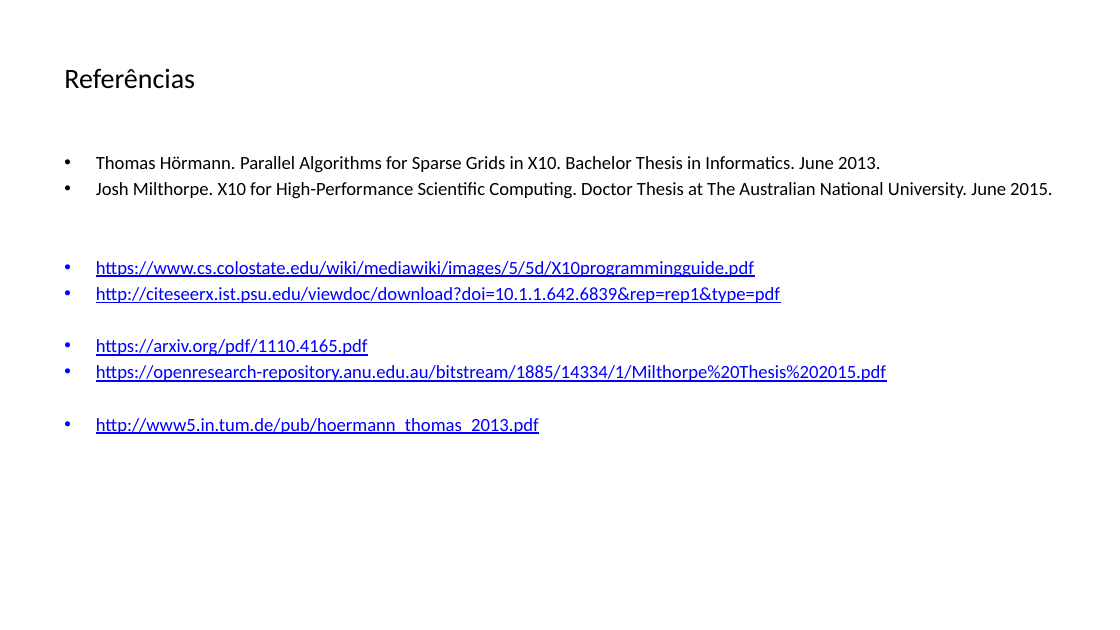
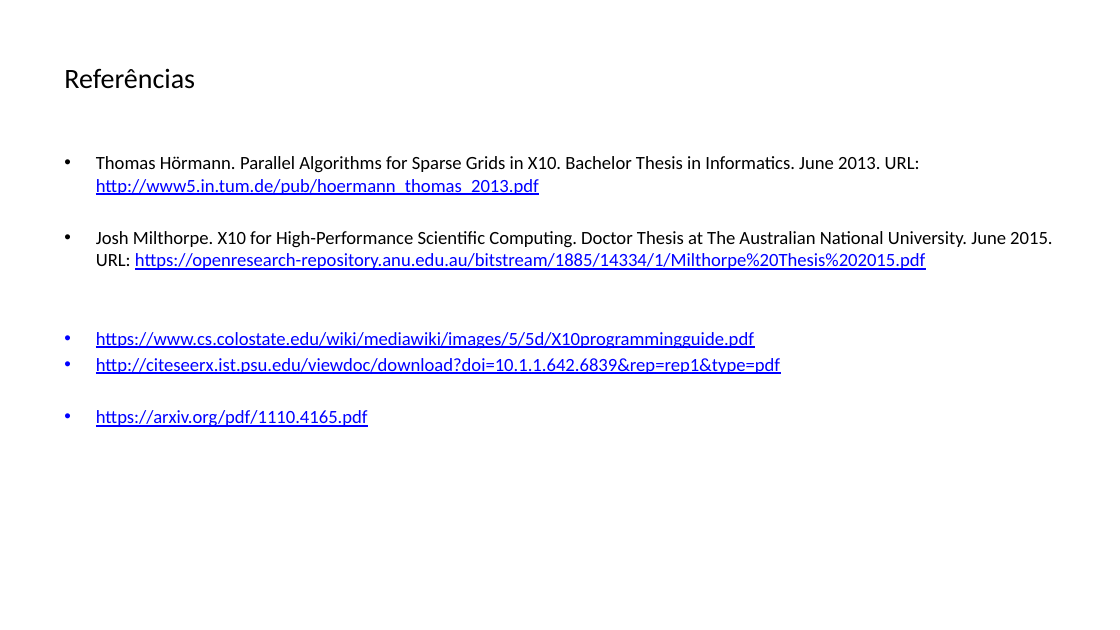
Before and after one commit to lquatrin/inf2591, a slide deck: slide 27 of x10.pptx (slide 26 before the commit). Drawn at 1120x630 pixels with LibreOffice and Linux fonts; fonts in the diff are those of the drawing. Boxes give left, top, right and bottom in pixels: in the first picture for what was removed or moved away, otherwise in the second. Text is boxed around its words. In the diff, an @@ line names an element or a change of style, - is before the commit and + after.

```diff
--- a/x10.pptx
+++ b/x10.pptx
@@ text at (x1=96, y1=156, x2=1052, y2=270): text changed @@
-• Thomas Hörmann. Parallel Algorithms for Sparse Grids in X10. Bachelor Thesis in Informatics. June 2013.
-• Josh Milthorpe. X10 for High-Performance Scientific Computing. Doctor Thesis at The Australian National University. June 2015.
+• Thomas Hörmann. Parallel Algorithms for Sparse Grids in X10. Bachelor Thesis in Informatics. June 2013. URL: http://www5.in.tum.de/pub/hoermann_thomas_2013.pdf
+• Josh Milthorpe. X10 for High-Performance Scientific Computing. Doctor Thesis at The Australian National University. June 2015. URL: https://openresearch-repository.anu.edu.au/bitstream/1885/14334/1/Milthorpe%20Thesis%202015.pdf
@@ text at (x1=96, y1=365, x2=886, y2=434): paragraphs removed @@
-• https://openresearch-repository.anu.edu.au/bitstream/1885/14334/1/Milthorpe%20Thesis%202015.pdf
-• http://www5.in.tum.de/pub/hoermann_thomas_2013.pdf
```
Also in this commit, not shown: 12 other slides changed, 1 slide added, 5 other files.
